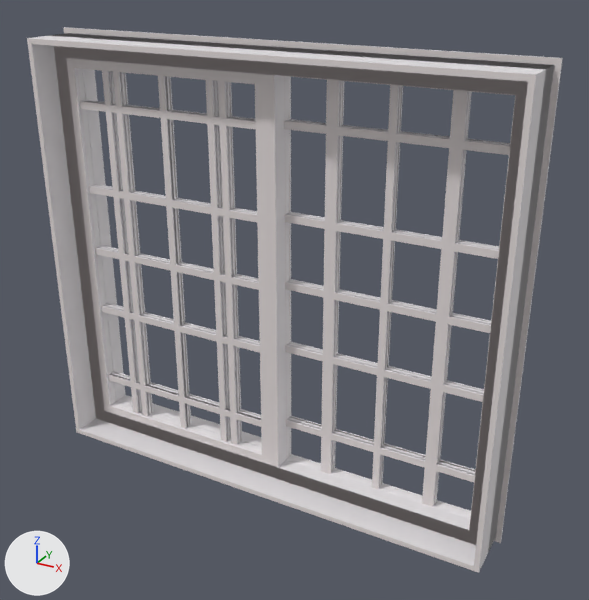
The Blender file HR5410/main.blend, before and after one commit.
The view is the same before and after, from a 50 mm lens placed at (1.165, -1.912, 2.555), pointed at (0.088, 0.046, 1.576). The axes (+X, +Y, +Z) are drawn at lower left. The lights are the same throughout.

Script lines for the objects in view, before the commit:
```python
ob_extrusion__95994 = bpy.data.objects.new(' Extrusion [95994]', me_extrusion__95994__geometry)
ob_extrusion__95994.location = (0.0, 0.0, 0.0)
ob_extrusion__95994.scale = (0.305, 0.305, 0.305)
ob_grille_muntin_pgt_7_8__traditional_sdl__102260 = bpy.data.objects.new('Grille_Muntin-PGT 7/8" Traditional SDL [102260]', me_grille_muntin_pgt_7_8__traditional_sdl__63487___117492__7a39ac4)
ob_grille_muntin_pgt_7_8__traditional_sdl__102260.parent = ob_primarytraditional
ob_grille_muntin_pgt_7_8__traditional_sdl__102260.location = (-0.337, 0.0366, 1.808)
ob_grille_muntin_pgt_7_8__traditional_sdl__102260.scale = (0.305, 0.305, 0.305)
ob_grille_muntin_pgt_7_8__traditional_sdl__123412 = bpy.data.objects.new('Grille_Muntin-PGT 7/8" Traditional SDL [123412]', me_grille_muntin_pgt_7_8__traditional_sdl__57520___117479__c84b4bc)
ob_grille_muntin_pgt_7_8__traditional_sdl__123412.parent = ob_secondarytraditional
ob_grille_muntin_pgt_7_8__traditional_sdl__123412.location = (0.534, 0.0798, 0.97)
ob_grille_muntin_pgt_7_8__traditional_sdl__123412.scale = (0.305, 0.305, 0.305)
ob_grille_muntin_pgt_7_8__traditional_sdl__68939 = bpy.data.objects.new('Grille_Muntin-PGT 7/8" Traditional SDL [68939]', me_grille_muntin_pgt_7_8__traditional_sdl__57520___117479__c84b4bc)
ob_grille_muntin_pgt_7_8__traditional_sdl__68939.parent = ob_secondaryprairie
ob_grille_muntin_pgt_7_8__traditional_sdl__68939.location = (0.547, 0.0798, 0.97)
ob_grille_muntin_pgt_7_8__traditional_sdl__68939.scale = (0.305, 0.305, 0.305)
ob_joined_solid_geometry__24132 = bpy.data.objects.new(' Joined Solid Geometry [24132]', me_joined_solid_geometry__24132__geometry)
ob_joined_solid_geometry__24132.location = (0.0, 0.0, 0.0)
ob_joined_solid_geometry__24132.scale = (0.305, 0.305, 0.305)
ob_mainframe = bpy.data.objects.new('MainFrame', me_extrusion__69863__geometry)
ob_mainframe.location = (0.0, 0.0, 0.0)
ob_mainframe.scale = (0.305, 0.305, 0.305)
ob_primaryframe = bpy.data.objects.new('PrimaryFrame', me_sweep__96463__geometry)
ob_primaryframe.parent = ob_primarywindow
ob_primaryframe.location = (0.0, 0.0, 0.0)
ob_primaryframe.scale = (0.305, 0.305, 0.305)
ob_sweep__21962 = bpy.data.objects.new(' Sweep [21962]', me_sweep__21962__geometry)
ob_sweep__21962.location = (0.0, 0.0, 0.0)
ob_sweep__21962.scale = (0.305, 0.305, 0.305)
ob_sweep__78297 = bpy.data.objects.new(' Sweep [78297]', me_sweep__78297__geometry)
ob_sweep__78297.location = (0.0, 0.0, 0.0)
ob_sweep__78297.scale = (0.305, 0.305, 0.305)
# also in view: 'Grille_Muntin-PGT 7/8" Traditional SDL [103887]' at (-0.337, 0.037, 1.607); 'SecondaryGlass' at (0.367, 0.08, 1.607); 'Grille_Muntin-PGT 7/8" Traditional SDL [63487]' at (0.367, 0.08, 1.394); 'Grille_Muntin-PGT 7/8" Traditional SDL [102377]' at (-0.337, 0.037, 1.394); 'Grille_Muntin-PGT 7/8" Traditional SDL [123533]' at (0.367, 0.08, 1.607)
```
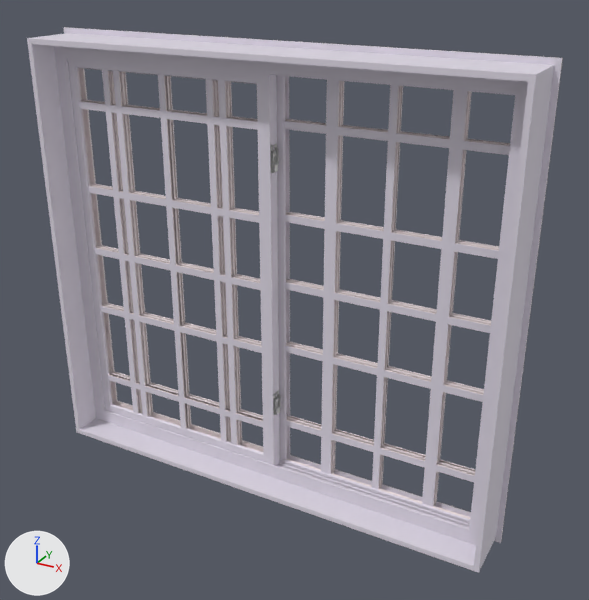
What changed in the scene script:
```text
Change mat_interior:
    mat_interior.base_color: (0.8, 0.74, 0.74) -> (0.751, 0.702, 0.801)  # white #e7dfdf -> white #e1dae7
Add mat_handlematerial:
    mat_handlematerial = principled_material('HandleMaterial')
    mat_handlematerial.base_color = (0.8, 0.8, 0.8)  # white #e7e7e7
Add me_id43_002:
    me_id43_002.from_pydata(...)  # 1180 vertices, 780 faces; spans x 0.0..1.88, y 0.0..0.79, z 0.0..0.38
    me_id43_002.materials.append(mat_handlematerial)  # white #e7e7e7
Remove ob_mainframe:
    ob_mainframe = bpy.data.objects.new('MainFrame', me_extrusion__69863__geometry)
    ob_mainframe.location = (0.0, 0.0, 0.0)
    ob_mainframe.scale = (0.305, 0.305, 0.305)
Add ob_lock2:
    ob_lock2 = bpy.data.objects.new('lock2', me_id43_002)
    ob_lock2.parent = ob_primarywindow
    ob_lock2.location = (0.0253, 0.0216, 2.038)
    ob_lock2.rotation_euler = (0.0, 1.571, 0.0)  # degrees (0, 90, 0)
    ob_lock2.scale = (0.0418, 0.0418, 0.0418)
Add ob_lock1:
    ob_lock1 = bpy.data.objects.new('lock1', me_id43_002.copy())
    ob_lock1.parent = ob_primarywindow
    ob_lock1.location = (0.0253, 0.0216, 1.247)
    ob_lock1.rotation_euler = (0.0, 1.571, 0.0)  # degrees (0, 90, 0)
    ob_lock1.scale = (0.0418, 0.0418, 0.0418)
```

Changed parts and their boxes (x1, y1, x2, y2) in the pictures (589 x 600 px):
'MainFrame', deleted
    before: (49, 33, 554, 552)
' Joined Solid Geometry [24132]', recoloured
    both: (49, 33, 554, 552)
'PrimaryFrame', recoloured
    both: (67, 58, 280, 466)
' Sweep [21962]', recoloured
    both: (63, 27, 563, 543)
' Extrusion [95994]', recoloured
    both: (276, 75, 287, 460)
'Grille_Muntin-PGT 7/8" Traditional SDL [68593].001', recoloured
    both: (284, 121, 510, 155)
'Grille_Muntin-PGT 7/8" Traditional SDL [68593]', recoloured
    both: (284, 121, 510, 155)
'Grille_Muntin-PGT 7/8" Traditional SDL [102210].001', recoloured
    both: (79, 101, 258, 130)
'Grille_Muntin-PGT 7/8" Traditional SDL [102210]', recoloured
    both: (79, 101, 258, 129)
'Grille_Muntin-PGT 7/8" Traditional SDL [68358].001', recoloured
    both: (285, 420, 475, 482)
'Grille_Muntin-PGT 7/8" Traditional SDL [68358]', recoloured
    both: (285, 420, 475, 482)
'lock2', added
    after: (270, 143, 279, 173)
'lock1', added
    after: (273, 390, 281, 415)
